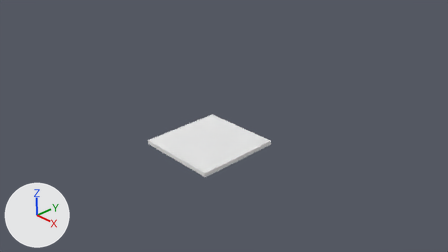
One commit to the Blender file models/game_board.blend: the scene before it, then after it.
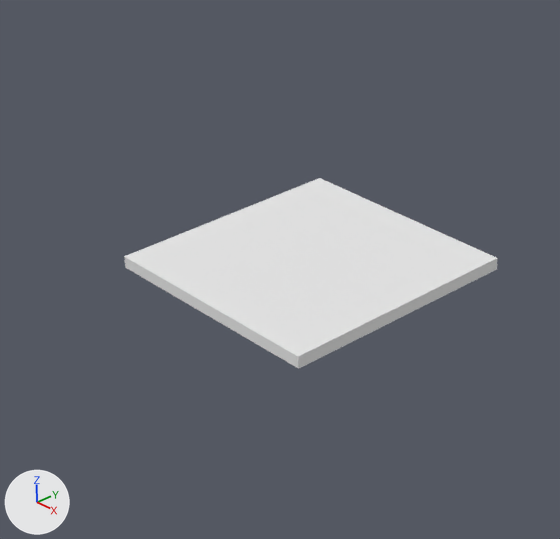
There are two pictures of each version: one from the file's camera 'Camera', one close up on the part from 24% to 65% of the width and 22% to 93% of the height. Lighting does not change. The marker at lower left points along +X, +Y and +Z.

Script lines for the objects in view, before the commit:
```python
me_export = bpy.data.meshes.new('Export')
me_export.from_pydata(...)  # 2178 vertices, 2176 faces; spans x -1.0..1.0, y -1.0..1.0, z -0.05..0.05
me_export.materials.append(mat_material)  # white #e7e7e7
ob_export = bpy.data.objects.new('Export', me_export)
ob_export.location = (0.0, 0.0, 0.0)
```
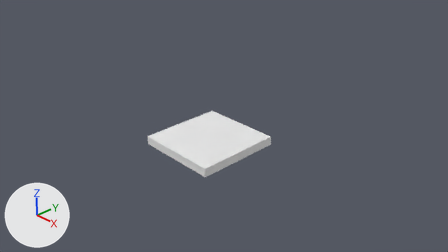
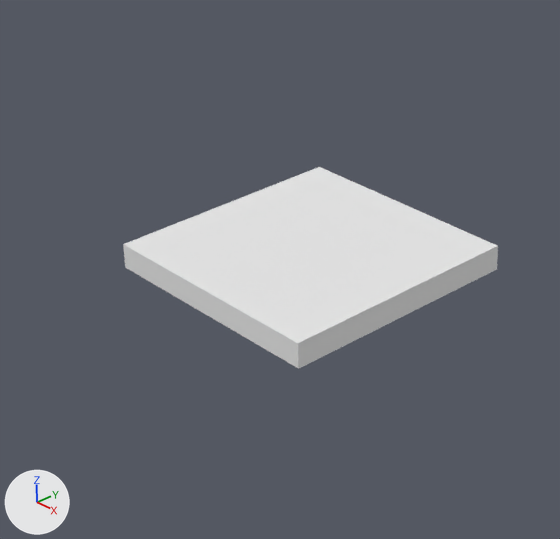
The newer file is also turned or shifted as a whole; pictures and numbers use the older file's frame.

What differs and where, as boxes (x1, y1, x2, y2) in the close-ups (560 x 539 px):
'Export', reshaped
    before: (124, 178, 497, 369)
    after: (123, 167, 498, 369)

The edits, one by one:
me_export is used by ob_export; location (0.0, 0.0, 0.0).
me_export had 2178 vertices, 2176 faces and spanned x -1.0..1.0, y -1.0..1.0, z -0.05..0.05.
me_export now has 8 vertices, 6 faces and spans x -1.0..1.0, y -1.0..1.0, z -0.05..0.15.
me_export part 1: 4 vertices moved from x -1.0..1.0, y -1.0..1.0, z 0.05 to x -1.0..1.0, y -1.0..1.0, z 0.15; 2170 vertices removed from x -1.0..1.0, y -1.0..1.0, z -0.05..0.05.
